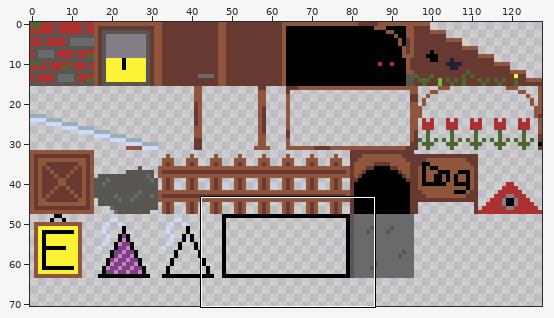
Two states of a pixel-art file, Assets/Textures/Aseprite/Sprite-0002.aseprite. Above: a wide view before the commit, with the close-up outlined.
Close-up. Earlier state:
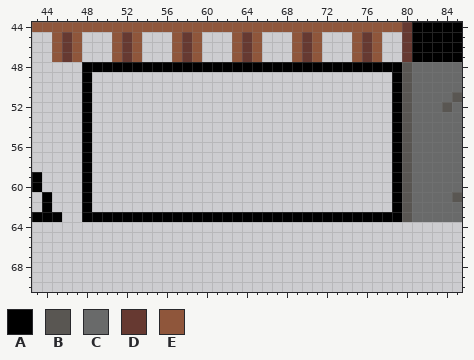
128x128 pixels, 1 frame. Shown: x 43..85, y 44..70. The wide view leaves out empty margins.
Palette (. is transparent): A #000000  B #595652  C #696a6a  D #663931  E #8f563b
Pixels before, first column x 43:
44 EEEEEEEEEEEEEEEEEEEEEEEEEEEEEEEEEEEEEDAAAAA
45 ..EDE...EDE...EDE...EDE...EDE...EDE..DAAAAA
46 ..EDE...EDE...EDE...EDE...EDE...EDE..DAAAAA
47 ..EDE...EDE...EDE...EDE...EDE...EDE..DAAAAA
48 .....AAAAAAAAAAAAAAAAAAAAAAAAAAAAAAAABCCCCC
49 .....A..............................ABCCCCC
50 .....A..............................ABCCCCC
51 .....A..............................ABCCCCB
52 .....A..............................ABCCCBC
53 .....A..............................ABCCCCC
54 .....A..............................ABCCCCC
55 .....A..............................ABCCCCC
56 .....A..............................ABCCCCC
57 .....A..............................ABCCCCC
58 .....A..............................ABCCCCC
59 A....A..............................ABCCCCC
60 A....A..............................ABCCCCC
61 .A...A..............................ABCCCCB
62 .A...A..............................ABCCCCC
63 AAA..AAAAAAAAAAAAAAAAAAAAAAAAAAAAAAAABCCCCC
Once edited:
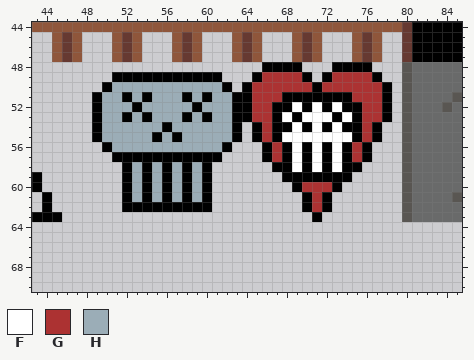
Colours new in this view: F #ffffff  G #ac3232  H #9badb7
The edit:
y 48: x 48..65 AAAAAAAAAAAAAAAAAA -> ..................; x 70..72 AAA -> ...; x 77..79 AAA -> ...
y 49: x 48 A -> .; x 51..61 ........... -> AAAAAAAAAAA; x 65..70 ...... -> AGGGGA; x 72..77 ...... -> AGGGGA; x 79 A -> .
y 50: x 48 A -> .; x 50..62 ............. -> AHHHHHHHHHHHA; x 64..79 ...............A -> AGGGGGGAGGGGGGA.
y 51: x 48..79 A..............................A -> .AHHAHAHHHAHAHHAAGGGAAAAAAAGGGA.
y 52: x 48..79 A..............................A -> .AHHHAHHHHHAHHHAAGGAAFAFAFAAGGA.
y 53: x 48..79 A..............................A -> .AHHAHAHHHAHAHHAAGGAFAFFFAFAGGA.
y 54: x 48..63 A............... -> .AHHHHHHAHHHHHHA; x 65..77 ............. -> AGAAFAFAFAAGA; x 79 A -> .
y 55: x 48..63 A............... -> .AHHHHHAHAHHHHHA; x 65..77 ............. -> AGAFFFFFFFAGA; x 79 A -> .
y 56: x 48 A -> .; x 50..62 ............. -> AHHHHHHHHHHHA; x 66..76 ........... -> AGAFAFAFAGA; x 79 A -> .
y 57: x 48 A -> .; x 51..61 ........... -> AAAAAAAAAAA; x 66..76 ........... -> AGAFAFAFAGA; x 79 A -> .
y 58: x 48 A -> .; x 52..60 ......... -> AHAHAHAHA; x 67..75 ......... -> AAFAFAFAA; x 79 A -> .
y 59: x 48 A -> .; x 52..60 ......... -> AHAHAHAHA; x 68..74 ....... -> AAAAAAA; x 79 A -> .
y 60: x 48 A -> .; x 52..60 ......... -> AHAHAHAHA; x 69..73 ..... -> AGGGA; x 79 A -> .
y 61: x 48 A -> .; x 52..60 ......... -> AHAHAHAHA; x 70..72 ... -> AGA; x 79 A -> .
y 62: x 48 A -> .; x 52..60 ......... -> AAAAAAAAA; x 70..72 ... -> AGA; x 79 A -> .
y 63: x 48..70 AAAAAAAAAAAAAAAAAAAAAAA -> .......................; x 72..79 AAAAAAAA -> ........
Pixel boxes of the changes (left, top, right, bottom) in both close-ups:
changed: (82, 62, 402, 222)
